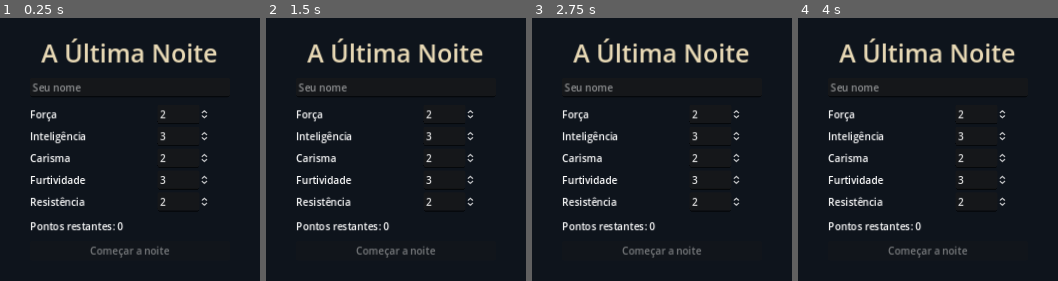
Above: before the commit, frames 1-4 (left to right).
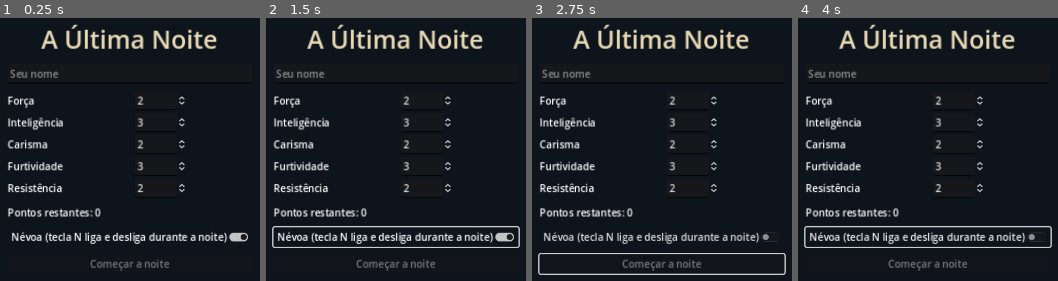
Above: after the commit, the same moments.

Repository: LuviqueVianna/UltimaNoite
Game: Godot game, scene res://cenas/main.tscn
Same seed, same stepped clock (60 frames per second), same inputs: the game is played once before the commit and once after it.
Inputs (mouse positions are in pixels of both pictures, inside the frame that each line leads up to):
- Up to frame 1 (0.25 s): no input
- Up to frame 2 (1.5 s): click (396, 236) at 0.5 s, where only the run after the commit has a clickable "Névoa (tecla N liga e desliga…"; tap Enter at 1.25 s; move the mouse to (outside the picture) at 1.27 s; hold Right from 1.28 s (still down); tap N at 1.35 s; click (outside the picture) at 1.42 s
- Up to frame 3 (2.75 s): tap Space at 1.52, 2, 2.27 s; move the mouse to (outside the picture) at 2.02 s; release Right at 2.03 s; hold Down from 2.03 s (still down); tap N at 2.1 s
- Up to frame 4 (4 s): tap Enter at 2.75 s; move the mouse to (1008, 49) at 2.77 s; release Down at 2.78 s; hold Right 2.78-3.53 s; tap N at 2.85, 3.6 s; tap Space at 3.5, 3.77 s; move the mouse to (889, 238) at 3.52 s; hold Up from 3.53 s (still down); click (889, 238) at 3.67 s

The runs differ from the first frame. In frame 1, 14% of the frame differs, in the area x 2-96%, y 2-97%; in frame 2, 15%, in the area x 2-98%, y 2-97%; in frame 3, 15%; in frame 4, 15%.

Commit message:
Chave da névoa e cobra que avisa a tempo
- névoa ligada por padrão; chave na tela inicial e tecla N para ligar e desligar na noite
- sem névoa o mapa inteiro aparece, mas o que o personagem conhece continua o mesmo
- cobra: o chacoalhar vem a 3 m + 1,2 s de caminhada (no mínimo 6 m), bote a 3 m
- quem ouviu vê no mapa de onde vem o barulho (folhas mexendo), mesmo com névoa
- docs/sistemas/animais_v1.md e STATUS atualizados

Co-Authored-By: Claude Opus 5.5 <noreply@anthropic.com>
Claude-Session: https://claude.ai/code/session_015T13S23q4rvJosTmgDCmaC

Diff:
--- a/godot/cenas/pergaminho.gdshader
+++ b/godot/cenas/pergaminho.gdshader
@@ -7,6 +7,7 @@
 uniform vec2 tamanho_m;
 uniform vec2 jogador_m;
 uniform float alcance = 14.0;
+uniform bool sem_nevoa = false;   // chave de teste: mostra o mapa inteiro
 uniform vec4 cor_papel : source_color = vec4(0.86, 0.77, 0.58, 1.0);
 uniform vec4 cor_mancha : source_color = vec4(0.58, 0.42, 0.24, 1.0);
 uniform vec4 cor_noite : source_color = vec4(0.055, 0.078, 0.11, 1.0);
@@ -14,7 +15,7 @@
 void fragment() {
 	vec2 m = UV * tamanho_m;
 	float vendo = 1.0 - smoothstep(alcance * 0.55, alcance * 1.15, distance(m, jogador_m));
-	float revelado = max(texture(mascara, UV).r, vendo);
+	float revelado = sem_nevoa ? 1.0 : max(texture(mascara, UV).r, vendo);
 
 	float n1 = texture(ruido, m / 140.0).r;
 	float n2 = texture(ruido, m / 38.0 + vec2(0.37, 0.11)).r;
--- a/godot/scripts/cenas/main.gd
+++ b/godot/scripts/cenas/main.gd
@@ -74,6 +74,13 @@
 
 	rotulo_pontos = Label.new()
 	caixa.add_child(rotulo_pontos)
+
+	# Chave de teste: começar sem névoa (também dá para trocar durante a noite com a tecla N)
+	var chave_nevoa := CheckButton.new()
+	chave_nevoa.text = "Névoa (tecla N liga e desliga durante a noite)"
+	chave_nevoa.button_pressed = not Regras.sem_nevoa
+	chave_nevoa.toggled.connect(func(ligada): Regras.sem_nevoa = not ligada)
+	caixa.add_child(chave_nevoa)
 
 	botao_comecar = Button.new()
 	botao_comecar.text = "Começar a noite"
@@ -221,6 +228,10 @@
 func _unhandled_input(event: InputEvent) -> void:
 	if camera == null:
 		return
+	if event is InputEventKey and event.pressed and not event.echo and event.physical_keycode == KEY_N:
+		vista.alternar_nevoa()
+		_ao_aviso("Névoa desligada: o mapa inteiro aparece." if Regras.sem_nevoa else "Névoa ligada.")
+		return
 	if event is InputEventMouseButton and event.pressed:
 		# Afastar para no máximo o ponto em que o mapa ainda enche a tela (sem bordas escuras)
 		var tela := get_viewport().get_visible_rect().size
--- a/godot/scripts/cenas/mapa_view.gd
+++ b/godot/scripts/cenas/mapa_view.gd
@@ -37,7 +37,7 @@
 	var vista: MapaView
 	func _draw() -> void:
 		for a in vista.arvores:
-			if a["visivel"]:
+			if a["visivel"] or Regras.sem_nevoa:
 				vista._desenhar_arvore_em(self, a)
 
 
@@ -49,7 +49,7 @@
 	mundo = m
 	var area := mundo.mapa.tamanho + Vector2.ONE * MARGEM * 2.0
 	mascara = Image.create(int(area.x), int(area.y), false, Image.FORMAT_L8)
-	mascara.fill(Color.WHITE if Regras.MAPA_ABERTO else Color.BLACK)
+	mascara.fill(Color.BLACK)
 	textura_mascara = ImageTexture.create_from_image(mascara)
 
 	var ruido := NoiseTexture2D.new()
@@ -95,13 +95,12 @@
 	var mat := fundo.material as ShaderMaterial
 	mat.set_shader_parameter("jogador_m", j.pos + Vector2.ONE * MARGEM)
 	mat.set_shader_parameter("alcance", j.alcance())
+	mat.set_shader_parameter("sem_nevoa", Regras.sem_nevoa)
 	queue_redraw()
 
 
 ## Abre a névoa em volta do jogador, de forma permanente (borda suave).
 func _revelar() -> void:
-	if Regras.MAPA_ABERTO:
-		return
 	var j := mundo.jogador()
 	var centro := j.pos + Vector2.ONE * MARGEM
 	var r := j.alcance() * 1.2
@@ -169,11 +168,21 @@
 				ok = mais_perto >= 1.8 + raio and mais_perto <= 30.0
 			if ok:
 				arvores.append({"pos": p, "raio": raio, "tipo": "copa", "tom": rng.randf_range(-1.0, 1.0),
-					"giro": rng.randf() * TAU, "visivel": Regras.MAPA_ABERTO})
+					"giro": rng.randf() * TAU, "visivel": false})
 		y += passo * 0.87
 
 
+## Liga ou desliga a névoa durante a noite (tecla N).
+func alternar_nevoa() -> void:
+	Regras.sem_nevoa = not Regras.sem_nevoa
+	if camada_arvores != null:
+		camada_arvores.queue_redraw()
+	queue_redraw()
+
+
 func revelado(p_m: Vector2) -> float:
+	if Regras.sem_nevoa:
+		return 1.0
 	var q := p_m + Vector2.ONE * MARGEM
 	var x := clampi(int(q.x), 0, mascara.get_width() - 1)
 	var y := clampi(int(q.y), 0, mascara.get_height() - 1)
@@ -206,7 +215,7 @@
 		for k in n:
 			var i: int = e["amostra_ini"] + k
 			var alfa := 0.0
-			if j.amostra_percorrida[i] == 1:
+			if j.amostra_percorrida[i] == 1 or Regras.sem_nevoa:
 				alfa = 0.6
 			else:
 				var idade := agora - j.amostra_vista[i]
@@ -222,7 +231,7 @@
 
 	# Clareiras e bases conhecidas
 	for no in m.nos:
-		if j.no_visto[no["id"]] == 0:
+		if j.no_visto[no["id"]] == 0 and not Regras.sem_nevoa:
 			continue
 		var p: Vector2 = no["pos"] * ESCALA
 		match no["tipo"]:
@@ -239,7 +248,7 @@
 	# Luzes vistas de longe (sem a trilha até elas)
 	for b in j.luzes:
 		var no_base: int = m.bases()[b]
-		if j.no_visto[no_base] == 1:
+		if j.no_visto[no_base] == 1 or Regras.sem_nevoa:
 			continue
 		var p: Vector2 = j.luzes[b] * ESCALA
 		draw_circle(p, 12, Color(COR_AMBAR, 0.15))
@@ -329,6 +338,13 @@
 			draw_circle(c + Vector2(0.5, -0.3) * u, 0.38 * u, COR_TEXTO)
 			draw_circle(c + Vector2(-0.5, -0.3) * u, 0.15 * u, COR_CONTORNO)
 			draw_circle(c + Vector2(0.5, -0.3) * u, 0.15 * u, COR_CONTORNO)
+		"cobra" when not mundo.fauna.cobra_vista(a):
+			# Só se ouviu: folhas secas se mexendo (três arcos curtos), sem mostrar o bicho
+			for k in 3:
+				var centro := c + Vector2((k - 1) * 0.9 * u, (k % 2) * 0.5 * u)
+				draw_arc(centro, 0.6 * u, PI * 1.1, PI * 1.9, 6, COR_CONTORNO, 0.5 * u)
+				draw_arc(centro, 0.6 * u, PI * 1.1, PI * 1.9, 6, COR_TEXTO, 0.22 * u)
+			rotulo = "folhas mexendo"
 		"cobra":
 			# Linha em zigue-zague grossa, escura com contorno claro
 			var pts := PackedVector2Array()
@@ -347,7 +363,8 @@
 ## no encontro (arco cheio que vai se fechando).
 func _alcance_animal(a: Fauna.Animal) -> void:
 	var c: Vector2 = a.pos * ESCALA
-	var raio := {"lobo": Regras.LOBO_VE_M, "coruja": Regras.CORUJA_VE_M, "cao": Regras.CAO_VE_M, "cobra": Regras.COBRA_AVISO_M}[a.tipo] as float
+	var raio := {"lobo": Regras.LOBO_VE_M, "coruja": Regras.CORUJA_VE_M, "cao": Regras.CAO_VE_M,
+		"cobra": mundo.fauna.cobra_aviso_m(mundo.jogador())}[a.tipo] as float
 	# Tracejado claro com contorno escuro: aparece tanto no papel quanto sobre a mata
 	for k in 32:
 		if k % 2 == 0:
@@ -361,7 +378,9 @@
 		var j := mundo.jogador()
 		var parado: float = a.ouviu.get(j.id, 0.0)
 		if a.ouviu.has(j.id) and parado > 0.0:
-			_contagem(c, Regras.COBRA_AVISO_M * 0.5 * ESCALA, parado / Regras.COBRA_DESISTE_S, "%.1f s parado" % parado)
+			_contagem(c, Regras.COBRA_PICA_M * 1.4 * ESCALA, parado / Regras.COBRA_DESISTE_S, "%.1f s parado" % parado)
+		elif a.avisado.has(j.id):
+			_texto(c + Vector2(-20, -Regras.COBRA_PICA_M * ESCALA - 8), "pare antes do círculo pequeno", 9)
 	elif a.tipo == "lobo" and a.estado == "rosnando":
 		_contagem(c, 5.0 * ESCALA, 1.0 - a.relogio / Regras.LOBO_ROSNA_S, "fique parado: %.1f s" % maxf(a.relogio, 0.0))
 	elif a.tipo == "lobo" and a.estado == "perseguindo":
--- a/godot/scripts/mundo/fauna.gd
+++ b/godot/scripts/mundo/fauna.gd
@@ -22,7 +22,8 @@
 	var troca_casa := 0.0
 	var base_guia := ""         # cão: base para onde está levando o alvo
 	var ignora := {}            # id do personagem -> até quando o animal o ignora
-	var ouviu := {}             # cobra: quem já ouviu o chacoalhar nesta passagem
+	var ouviu := {}             # cobra: há quanto tempo cada um está parado perto dela
+	var avisado := {}           # cobra: quando cada um ouviu o chacoalhar nesta passagem
 	var sinal := ""             # o que o animal está fazendo agora, para o desenho ("piou", "latiu"...)
 	var sinal_ate := 0.0
 
@@ -91,13 +92,28 @@
 
 ## O jogador enxerga este animal agora?
 func visivel_para_jogador(a: Animal) -> bool:
-	if Regras.MAPA_ABERTO:
+	if Regras.sem_nevoa:
 		return true
 	var j := mundo.jogador()
 	var d := j.pos.distance_to(a.pos)
 	if a.tipo == "cobra":
-		return d <= Regras.nivel(Regras.NOTAR_ARMADILHA, j.nivel("inteligencia"))
+		# Quem ouviu o chacoalhar sabe de onde veio, mesmo sem ver a cobra.
+		return a.avisado.has(j.id) or cobra_vista(a)
 	return d <= j.alcance()
+
+
+## De que distância cada um ouve o chacoalhar: longe o bastante para dar tempo de parar
+## antes do alcance do bote, mesmo andando rápido.
+func cobra_aviso_m(p: Personagem) -> float:
+	return maxf(Regras.COBRA_AVISO_M, Regras.COBRA_PICA_M + p.velocidade() * Regras.COBRA_REACAO_S)
+
+
+## O jogador enxerga a própria cobra (e não só as folhas mexendo)?
+func cobra_vista(a: Animal) -> bool:
+	if Regras.sem_nevoa:
+		return true
+	var j := mundo.jogador()
+	return j.pos.distance_to(a.pos) <= Regras.nivel(Regras.NOTAR_ARMADILHA, j.nivel("inteligencia"))
 
 
 # ---------------- Lobo ----------------
@@ -324,11 +340,13 @@
 		if p.registrou():
 			continue
 		var d: float = p.pos.distance_to(a.pos)
-		if d > Regras.COBRA_AVISO_M:
+		if d > cobra_aviso_m(p):
 			a.ouviu.erase(p.id)
+			a.avisado.erase(p.id)
 			continue
 		if not a.ouviu.has(p.id):
 			a.ouviu[p.id] = 0.0
+			a.avisado[p.id] = mundo.tempo
 			p.fatos_noite["cobra_avisou"] = true
 			var ve: bool = d <= Regras.nivel(Regras.NOTAR_ARMADILHA, p.nivel("inteligencia"))
 			_falar(p, "cobra_ve" if ve else "cobra_som")
@@ -363,6 +381,7 @@
 func _mudar_cobra(a: Animal) -> void:
 	a.pos = _lugar_da_cobra()
 	a.ouviu = {}
+	a.avisado = {}
 
 
 func _lugar_da_cobra() -> Vector2:
--- a/godot/scripts/mundo/mundo.gd
+++ b/godot/scripts/mundo/mundo.gd
@@ -61,11 +61,6 @@
 		if not comuns.is_empty():
 			p.inventario.append(comuns[rng.randi() % comuns.size()])
 		personagens.append(p)
-	if Regras.MAPA_ABERTO:
-		var j: Personagem = personagens[0]
-		j.no_visto.fill(1)
-		j.aresta_conhecida.fill(1)
-		j.amostra_percorrida.fill(1)
 	fauna = Fauna.new(self)
 	fauna.preparar()
 	for p in personagens:
@@ -271,14 +266,15 @@
 ## Toque ou clique: num ponto conhecido, anda até ele; numa trilha visível, segue por ela.
 func mover_jogador_para(ponto: Vector2) -> bool:
 	var j := jogador()
-	var alvo := mapa.no_mais_proximo(ponto, Regras.CLIQUE_RAIO * 0.6, func(n): return j.no_visto[n] == 1)
+	var aberto := Regras.sem_nevoa
+	var alvo := mapa.no_mais_proximo(ponto, Regras.CLIQUE_RAIO * 0.6, func(n): return aberto or j.no_visto[n] == 1)
 	if alvo >= 0 and alvo != j.no_atual:
-		return j.ir_para(mapa, alvo)
+		return j.ir_para(mapa, alvo, not aberto)
 	# Trilha visível (percorrida ou ainda lembrada) perto do clique
 	var melhor := -1
 	var melhor_d := Regras.CLIQUE_RAIO
 	for i in mapa.amostras.size():
-		if j.amostra_percorrida[i] == 0 and tempo - j.amostra_vista[i] > j.lembranca():
+		if not aberto and j.amostra_percorrida[i] == 0 and tempo - j.amostra_vista[i] > j.lembranca():
 			continue
 		var d := mapa.amostras[i].distance_to(ponto)
 		if d < melhor_d:
@@ -292,7 +288,7 @@
 	var destino := a if mapa.pos(a).distance_to(ponto) < mapa.pos(b).distance_to(ponto) else b
 	if j.no_atual == a or j.no_atual == b:
 		destino = b if j.no_atual == a else a
-	return j.ir_para(mapa, destino)
+	return j.ir_para(mapa, destino, not aberto)
 
 
 ## Teclado: segue a trilha que mais aponta para a direção pedida. Direção zero = para onde está.
--- a/godot/scripts/regras.gd
+++ b/godot/scripts/regras.gd
@@ -15,9 +15,10 @@
 const VISITA_BASE_S := 25.0          # tempo de visita do computador (provisório, até a etapa 2)
 const CLIQUE_RAIO := 15.0            # m de tolerância ao tocar no mapa
 const AVISO_S := 6.0                 # s que cada mensagem fica na tela
-## TEMPORÁRIO, para testes (pedido do usuário em 20/10/2026): sem névoa, o jogador já conhece todas as trilhas.
-## Voltar para false quando os testes de caminho e de visita terminarem.
-const MAPA_ABERTO := true
+## Névoa: ligada no jogo normal. Para testes, o jogador desliga na tela inicial ou com a tecla N
+## durante a noite (pedido do usuário em 22/10/2026). Sem névoa, o mapa inteiro aparece, os animais
+## ficam visíveis e dá para clicar em qualquer ponto. Ligar de novo volta ao que você explorou.
+static var sem_nevoa := false
 
 const ATRIBUTOS := ["forca", "inteligencia", "carisma", "furtividade", "resistencia"]
 const PONTOS_TOTAIS := 12
@@ -118,8 +119,9 @@
 const CAO_ESPERA_S := 8.0
 const CAO_CHANCE_GUIA := 0.55
 const CAO_LONGE_M := 18.0
-const COBRA_AVISO_M := 6.0
-const COBRA_PICA_M := 1.6
+const COBRA_AVISO_M := 6.0              # distância mínima do chacoalhar
+const COBRA_PICA_M := 3.0               # o bote alcança até aqui
+const COBRA_REACAO_S := 1.2             # o chacoalhar vem cedo o bastante para dar esse tempo de parar, em qualquer velocidade
 const COBRA_DESISTE_S := 2.0
 const COBRA_LONGE_M := 25.0             # não aparece tão perto de partidas e bases
 const OUVE_M := 250.0                   # distância de que se ouve pio, latido e ataque
--- a/godot/testes/captura.gd
+++ b/godot/testes/captura.gd
@@ -48,16 +48,20 @@
 	if args.size() > 2 and args[2] == "animais":
 		# Traz um de cada animal para perto do jogador, só para ver o desenho
 		main.camera.zoom = Vector2(3.0, 3.0)
+		main.mundo.dirigir_jogador(Vector2.ZERO)
 		var k := 0
 		var feitos := {}
 		for a in main.mundo.fauna.animais:
 			if feitos.has(a.tipo):
 				continue
 			feitos[a.tipo] = true
-			a.pos = j.pos + Vector2.from_angle(k * TAU / 4.0 + 0.4) * 14.0
+			a.pos = j.pos + Vector2.from_angle(k * TAU / 4.0 + 0.4) * (9.0 if a.tipo == "cobra" else 14.0)
 			a.caminho = []
 			a.ferido = false
 			k += 1
+	if args.size() > 2 and args[2] == "sem_nevoa":
+		main.camera.zoom = Vector2(1.0, 1.0)
+		main.vista.alternar_nevoa()
 	if args.size() > 2 and args[2] == "amanhecer":
 		main.camera.zoom = Vector2(1.0, 1.0)
 		main.mundo.registrar_chegada(j)
Not shown, changed: STATUS.md
Not shown, changed: docs/sistemas/animais_v1.md
